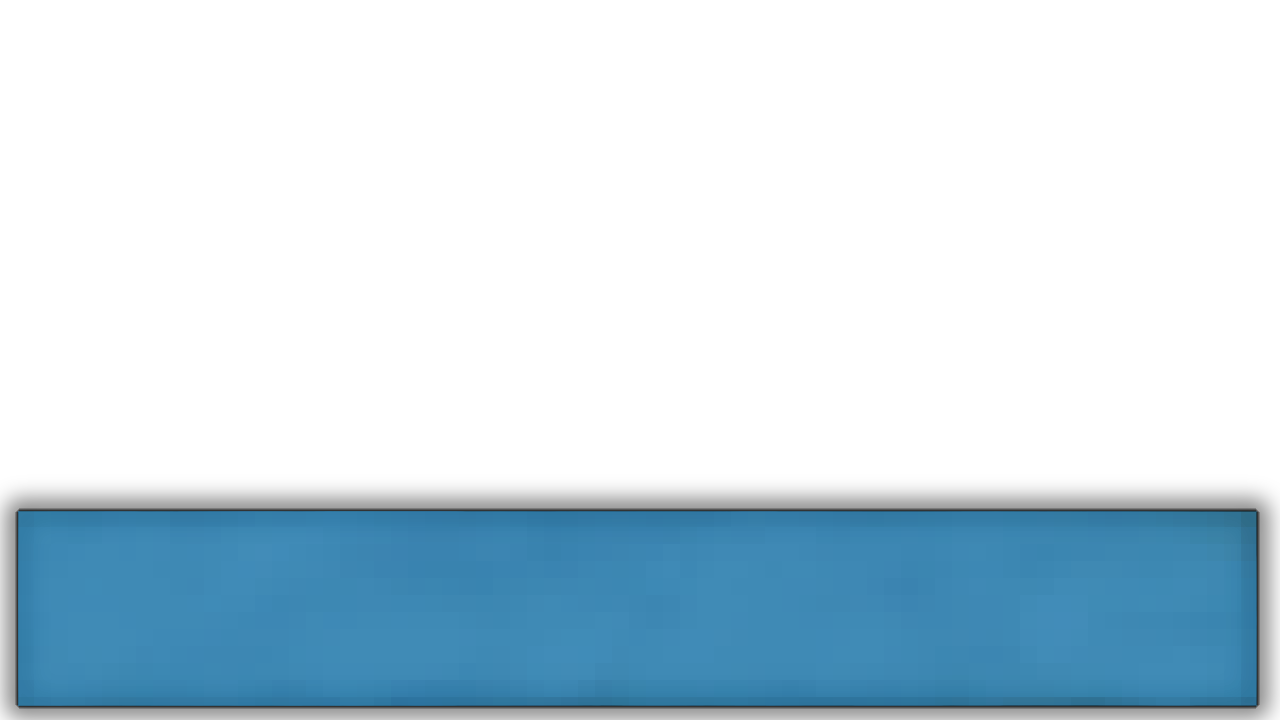
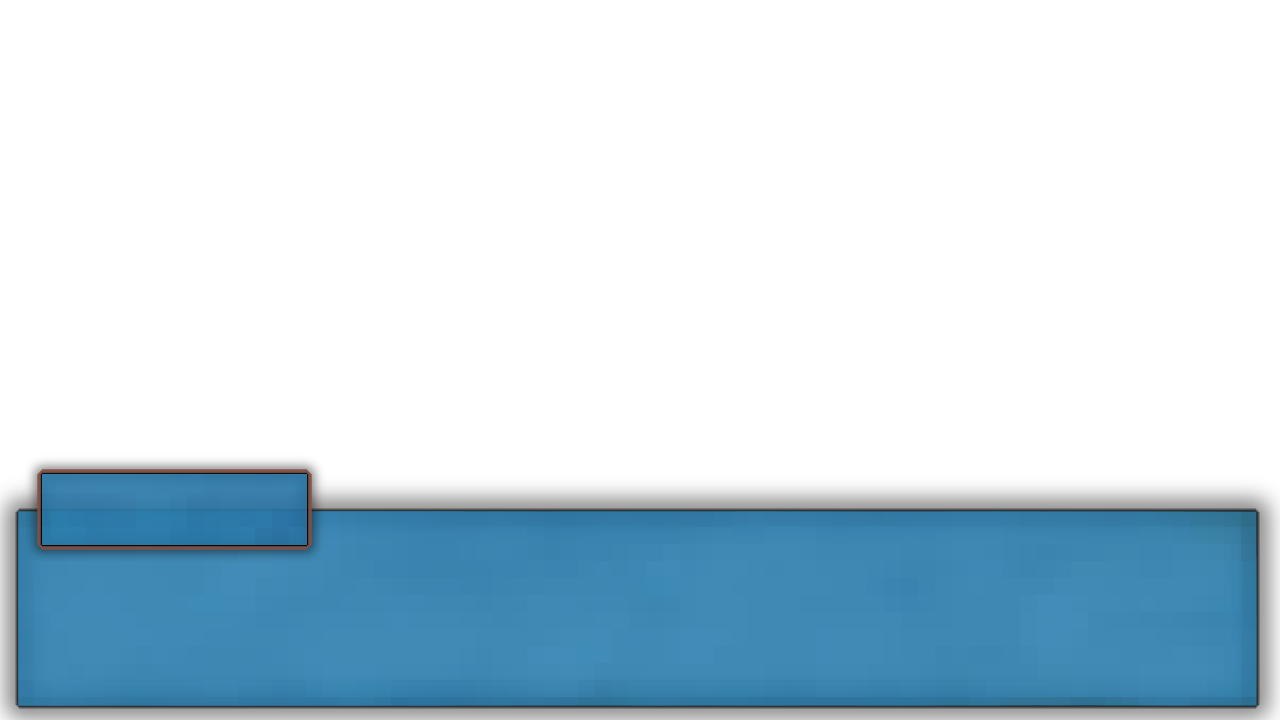
Layer changes from the first 1280px x 720px image to the second:
added layer "Layer 5" (90%) above "Layer 3" over [37, 469, 312, 550]
added layer "Layer 3" (90%) above "Layer 4" over [38, 470, 311, 549]
added layer "Layer 4" (50%) above "Layer 1" over [24, 456, 325, 562]
